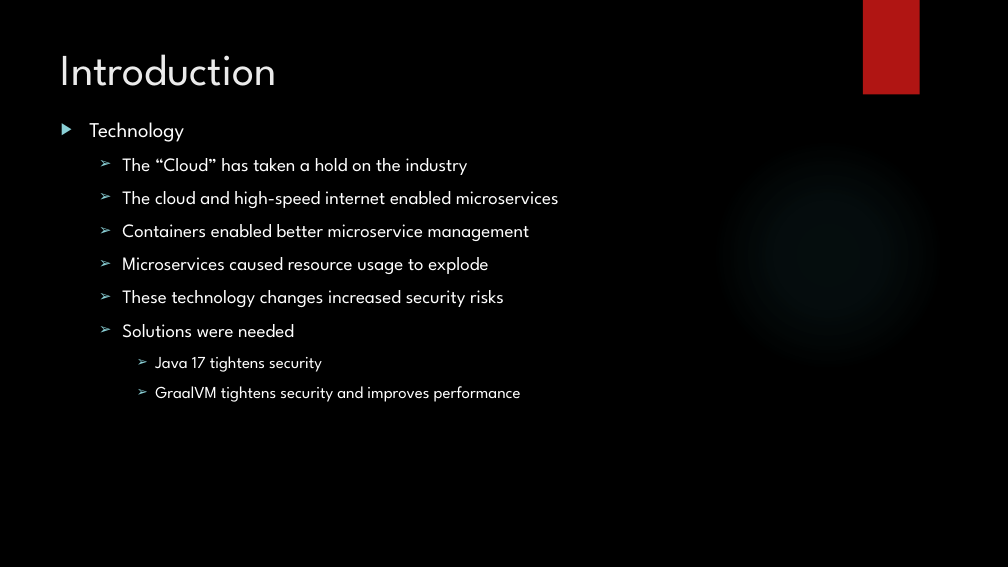
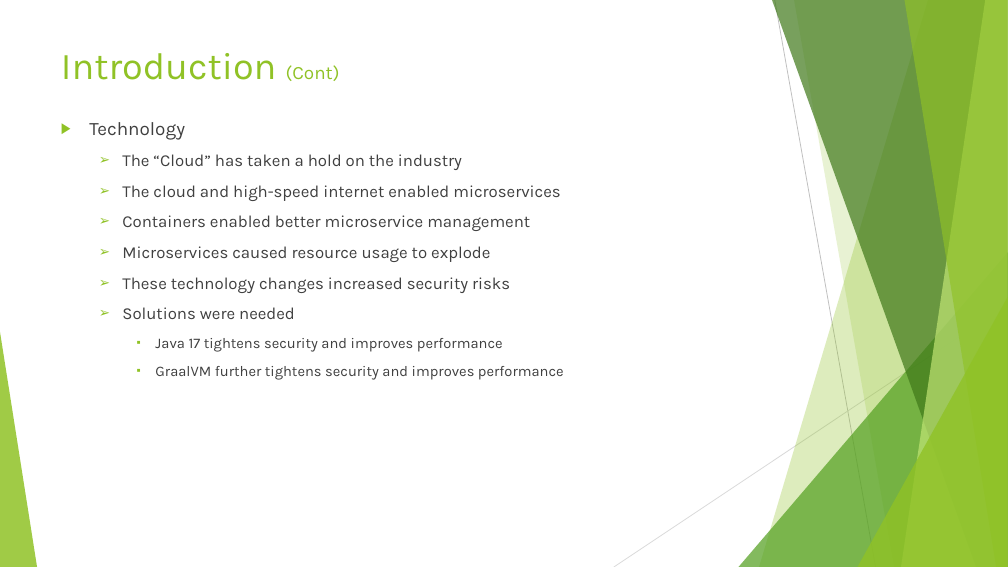
Before and after one commit to Rohan427/Qpid4Graal, a slide deck: slide 5 of doc/reference/GraalVm _Upgrade.pptx (slide 4 before the commit). Drawn at 1008x567 pixels with LibreOffice and Linux fonts; fonts in the diff are those of the drawing; background and template pictures are left out. Boxes give left, top, right and bottom in pixels: in the first picture for what was removed or moved away, otherwise in the second. Text is boxed around its words. In the diff, an @@ line names an element or a change of style, - is before the commit and + after.

Commit message:
GraalVM Upgrade PPT v2

```diff
--- a/doc/reference/GraalVm _Upgrade.pptx
+++ b/doc/reference/GraalVm _Upgrade.pptx
@@ background picture (left out) to #FFFFFF @@
@@ rectangle removed at box(863, 0, 920, 95) @@
@@ title at box(61, 53, 340, 81): text changed; size 42 to 36 pt; font League Spartan to Karla; text colour #EBEBEB to #90C226 @@
-Introduction
+Introduction (Cont)
@@ text at box(89, 122, 560, 319): size 20 to 18 pt in "Technology"; font League Spartan to Karla, text colour #FFFFFF to #404040 in "Technology", "The “Cloud” has taken a hold on ...", "The cloud and high-speed internet enabled microservices", "Containers enabled better microservice management" and 3 more places; size 18 to 16 pt in "The “Cloud” has taken a hold on ...", "The cloud and high-speed internet enabled microservices", "Containers enabled better microservice management", "Microservices caused resource usage to explode" and 2 more places; bullet colour #8AD0D6 to #90C226 @@
@@ ellipse removed at box(712, 138, 944, 371) @@
@@ group added at box(0, 0, 1008, 567): 5 freeform shapes, 3 triangles, 2 lines @@
@@ text at box(155, 338, 564, 380): text changed; size 16 to 14 pt; font League Spartan to Karla; text colour #FFFFFF to #404040 @@
-    ➢ Java 17 tightens security
-    ➢ GraalVM tightens security and improves performance
+    ▪ Java 17 tightens security and improves performance
+    ▪ GraalVM further tightens security and improves performance
```
Also in this commit, not shown: 9 other slides changed, 13 slides added.
